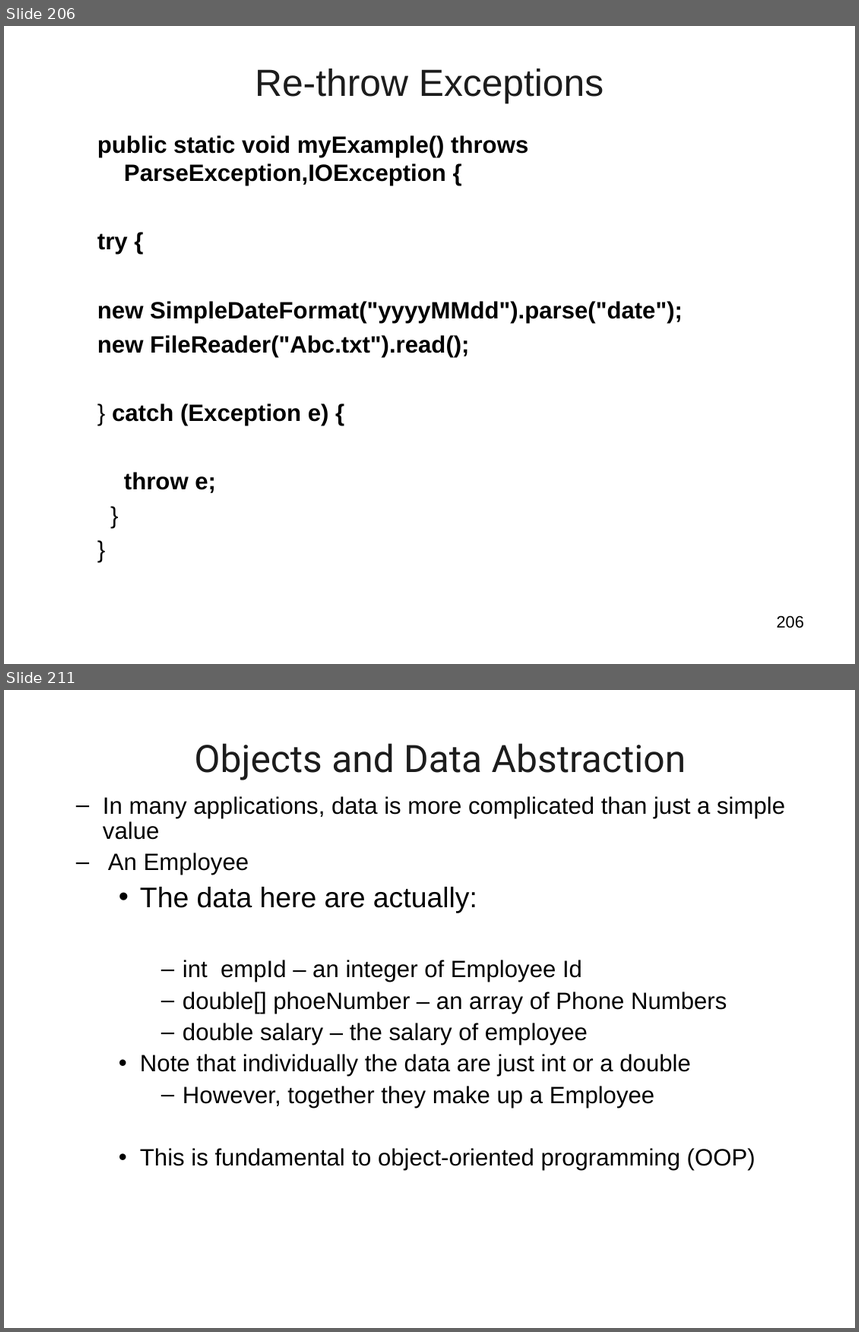
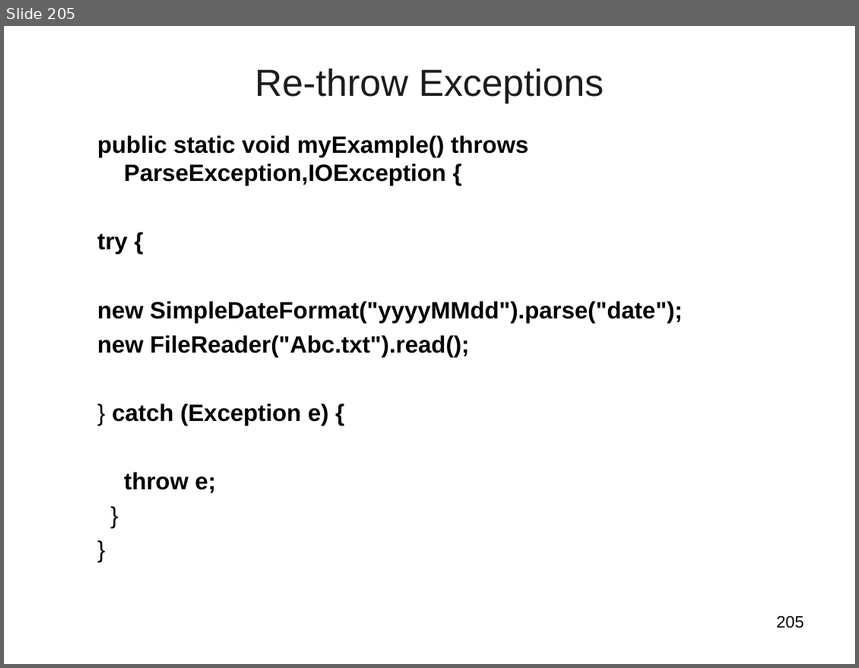
Before and after one commit to vatsanTraining/corejava, a slide deck: JavaModule01_HSBC_2020.ppt. Shown one above the other, each under a label of ours: slides 206 and 211 before the commit, slide 205 after it; the slides between them are not shown. The pictures are 859x1332 and 859x668 pixels, drawn with LibreOffice and Linux fonts; fonts in the diff are those of the drawing; background and template pictures are left out. Boxes give left, top, right and bottom in pixels: in the first picture for what was removed or moved away, otherwise in the second. Text is boxed around its words. In the diff, an @@ line names an element or a change of style, - is before the commit and + after.

```diff
--- a/JavaModule01_HSBC_2020.ppt
+++ b/JavaModule01_HSBC_2020.ppt
@@ slide 211 removed at box(4, 690, 855, 1328), background picture (left out) @@
@@ title removed at box(194, 743, 686, 780) @@
-Objects and Data Abstraction
@@ text removed at box(103, 796, 785, 1171) @@
-  – In many applications, data is more complicated than just a simple value
-  – An Employee
-    • The data here are actually:
-      – int empId – an integer of Employee Id
-      – double[] phoeNumber – an array of Phone Numbers
-      – double salary – the salary of employee
-    • Note that individually the data are just int or a double
-      – However, together they make up a Employee
-    • This is fundamental to object-oriented programming (OOP)
@@ what was slide 206 is now slide 205 @@
@@ page number at box(777, 616, 804, 629): text changed @@
-206
+205
```
Also in this commit, not shown: 7 slides changed, 73 other slides removed.
